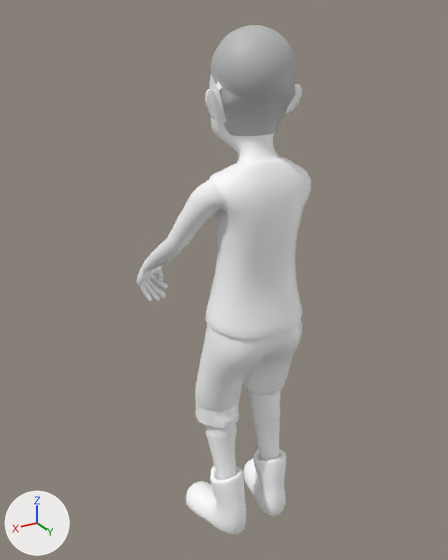
One commit to the FBX model Assets/ChildProtection/Art/Models/ChildModel_Lisanga.fbx: the scene before it, then after it.
Both versions are drawn from a camera (50 mm lens) standing at (0.84, 1.238, 1.432) and looking at (-0.004, -0.168, 0.729). Arrows for +X, +Y and +Z are at lower left; the lights stay in place. Where no turn or scale is listed for an object, it has been applied to the vertices.

Objects in the first picture: 'Ch47'.
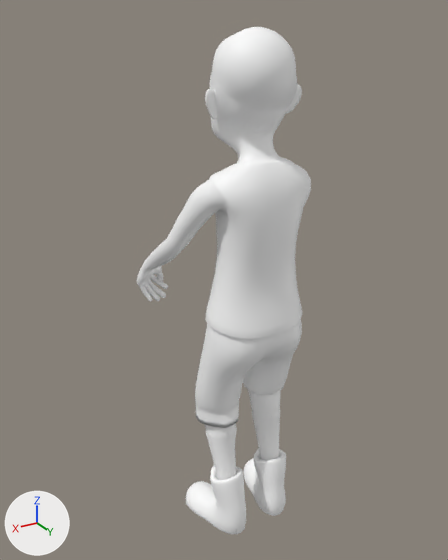
Changed parts and their boxes [x1, y1, x2, y2] in the pictures (448 x 560 px; the box of a moved part takes in the faces that stretch with it):
'Ch47', reshaped
    before: [137, 25, 311, 535]
    after: [137, 27, 311, 535]
part 1 of me_mesh, moved or reshaped
    before: [210, 25, 296, 145]
    after: [210, 27, 297, 145]
part 2 of me_mesh, recoloured (grey to white)
    both: [213, 38, 297, 135]

Patch to the scene script:
```diff
--- a/Assets/ChildProtection/Art/Models/ChildModel_Lisanga.fbx.py
+++ b/Assets/ChildProtection/Art/Models/ChildModel_Lisanga.fbx.py
@@ me_mesh @@
 # used by ob_ch47; location = (-0.004, -0.151, 0.723)
-me_mesh.from_pydata(...)  # 9795 vertices, 9758 faces; spans x -0.21..0.21, y -0.258..0.247, z -0.721..0.685
+me_mesh.from_pydata(...)  # 9829 vertices, 9773 faces; spans x -0.21..0.21, y -0.258..0.247, z -0.721..0.681
+# me_mesh part 1: 746 vertices moved from x -0.098..0.107, y 0.023..0.216, z 0.427..0.684 to x -0.096..0.106, y 0.022..0.215, z 0.426..0.68; 155 vertices removed from x -0.097..0.109, y 0.086..0.201, z 0.444..0.685; 189 vertices added at x -0.095..0.107, y 0.081..0.206, z 0.447..0.681
+# me_mesh part 2: 752 faces spanning x -0.096..0.105, y 0.023..0.222, z 0.448..0.68 switch from mat_lambert1 (grey #bcbcbc) to mat_ch46_body (its picture is missing)
```
